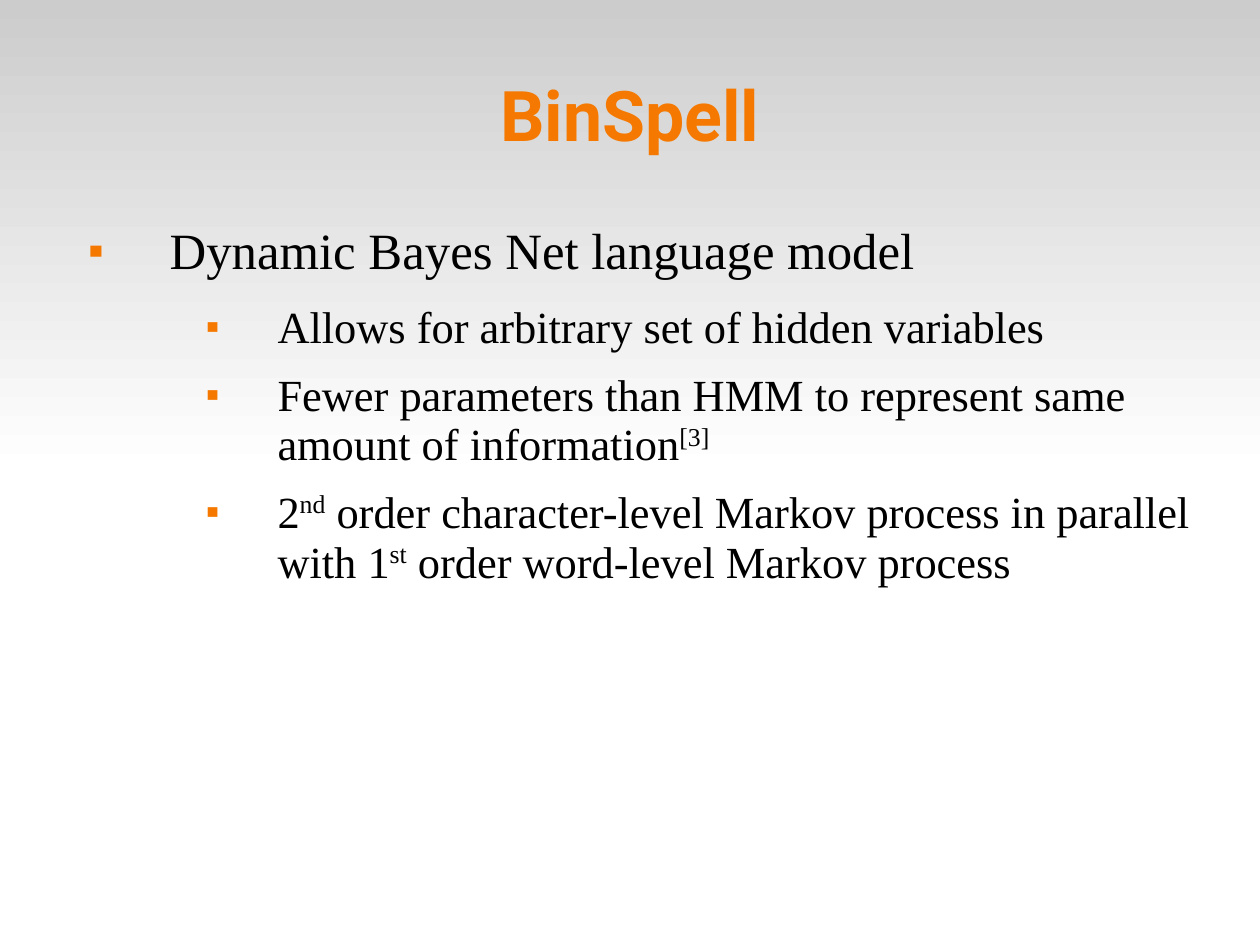
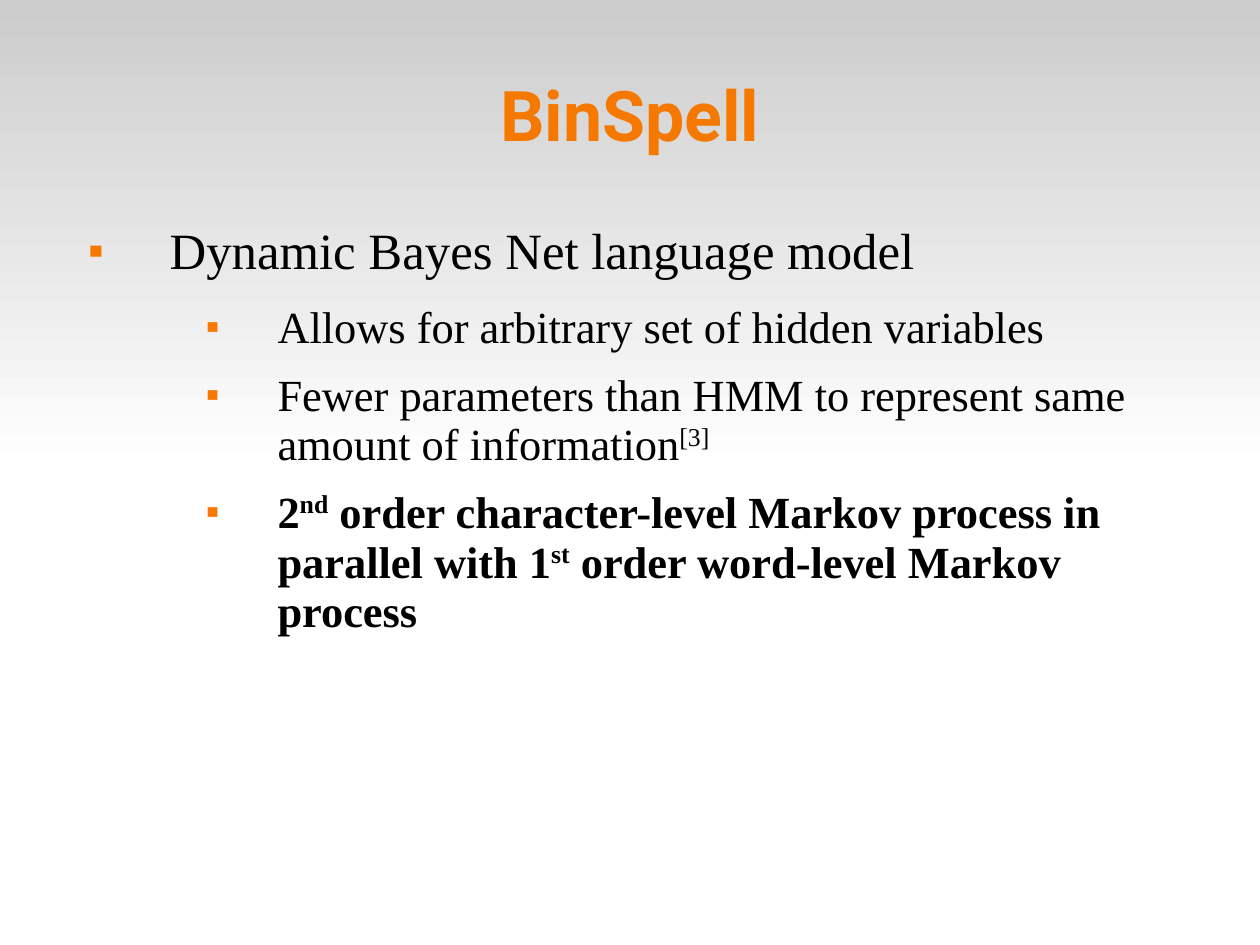
Before and after one commit to abdullah38rcc/BCI-Virtual-Keyboard, a slide deck: slide 10 of master's/docs/virtKey.ppt (slide 7 before the commit). Drawn at 1260x945 pixels with LibreOffice and Linux fonts; fonts in the diff are those of the drawing. Boxes give left, top, right and bottom in pixels: in the first picture for what was removed or moved away, otherwise in the second. Text is boxed around its words. In the diff, an @@ line names an element or a change of style, - is before the commit and + after.

```diff
--- a/master's/docs/virtKey.ppt
+++ b/master's/docs/virtKey.ppt
@@ text at (278, 497, 1100, 636): bold on in "2nd order character-level Markov process in parallel ..." @@
```
Also in this commit, not shown: 6 other slides changed, 3 slides added.
